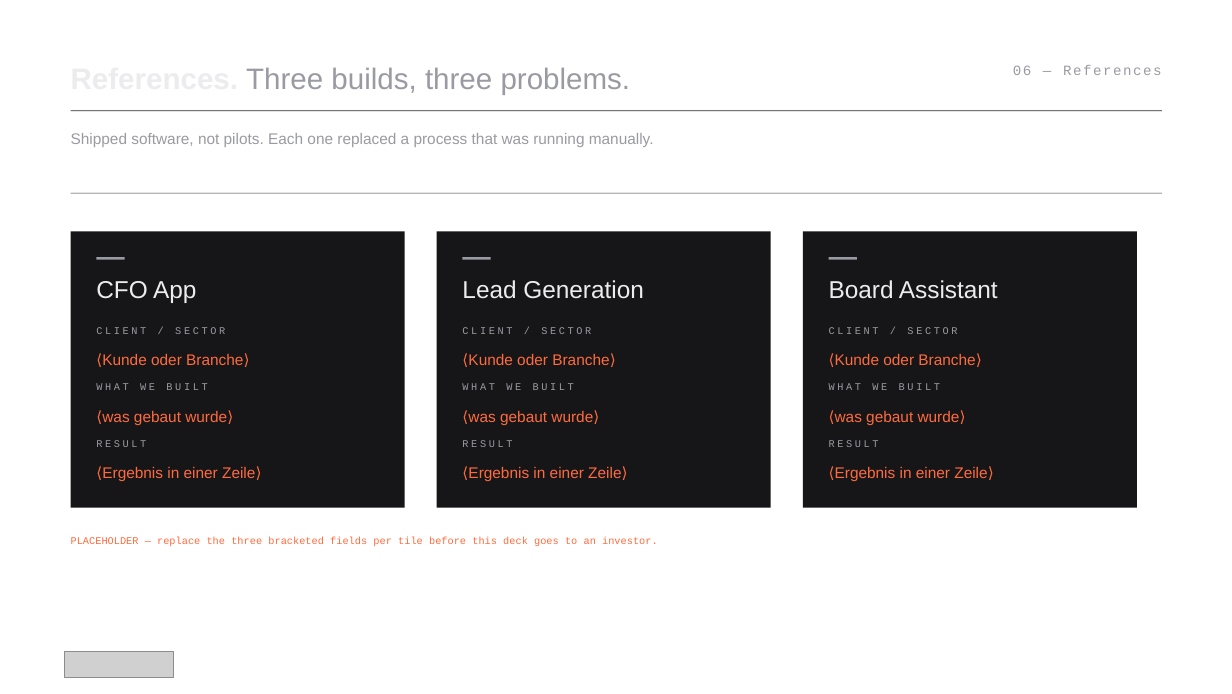
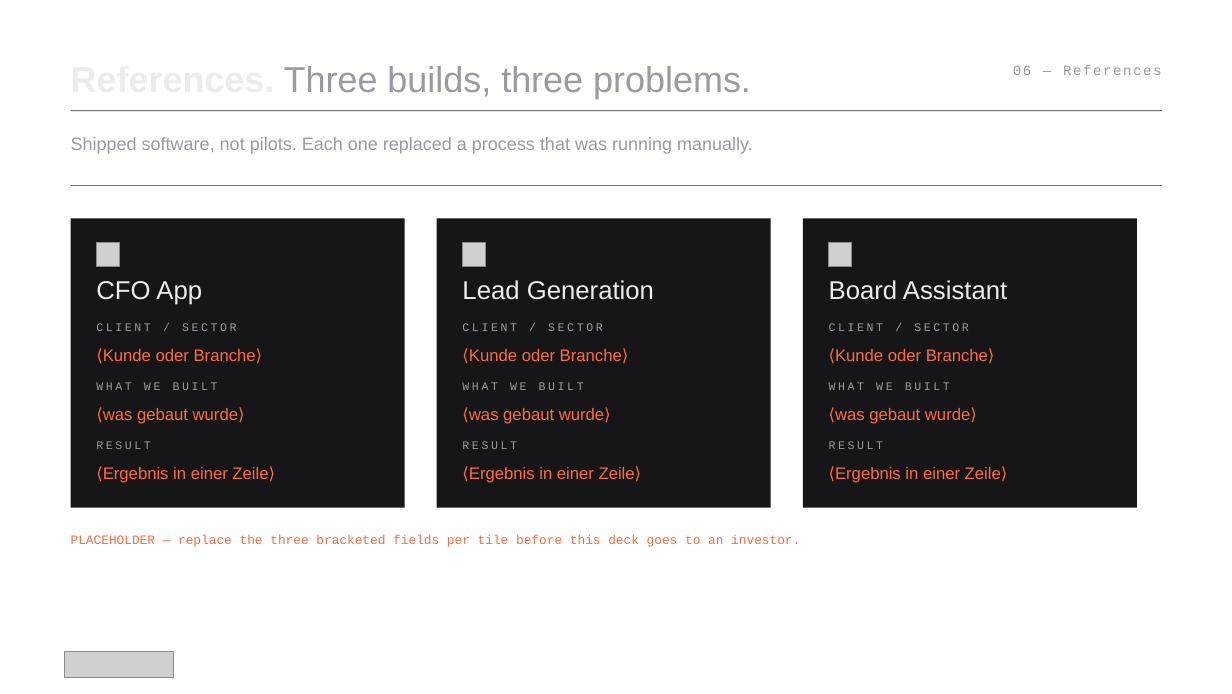
Before and after one commit to athenarunai-gif/Athena, a slide deck: slide 6 of deck/Pitch_Deck_AthenaRun_v2.pptx. Drawn at 1232x694 pixels with LibreOffice and Linux fonts; fonts in the diff are those of the drawing; grey boxes stand for pictures; background and template pictures are left out. Boxes give left, top, right and bottom in pixels: in the first picture for what was removed or moved away, otherwise in the second. Text is boxed around its words. In the diff, an @@ line names an element or a change of style, - is before the commit and + after.

```diff
--- a/deck/Pitch_Deck_AthenaRun_v2.pptx
+++ b/deck/Pitch_Deck_AthenaRun_v2.pptx
@@ text "References. Three builds, three problems." at (284, 66, 751, 99): size 23 to 28 pt @@
@@ text "Shipped software, not pilots. Each ..." at (71, 137, 753, 154): size 12 to 14 pt @@
@@ rectangle: place and size @@
-rectangle at (70, 192, 1162, 193)
+rectangle at (70, 185, 1162, 186)
@@ rectangle: place and size @@
-rectangle at (70, 231, 404, 508)
+rectangle at (70, 218, 404, 507)
@@ rectangle: place and size @@
-rectangle at (437, 231, 770, 508)
+rectangle at (437, 218, 770, 507)
@@ rectangle: place and size @@
-rectangle at (803, 231, 1137, 508)
+rectangle at (803, 218, 1137, 507)
@@ rectangle removed at (96, 257, 125, 260) @@
@@ picture added at (96, 242, 119, 265) @@
@@ rectangle removed at (462, 257, 491, 260) @@
@@ picture added at (462, 242, 486, 265) @@
@@ rectangle removed at (829, 257, 857, 260) @@
@@ picture added at (829, 242, 852, 265) @@
@@ size 19 to 20 pt in 3 elements at (96, 281, 202, 305), (462, 280, 654, 300), (829, 280, 1007, 300) @@
@@ size 8 to 9 pt in 9 elements at (96, 382, 218, 390), (462, 382, 584, 390), (829, 382, 950, 390), (96, 441, 151, 449), (462, 441, 517, 449), (829, 441, 884, 449), (96, 323, 237, 331), (462, 323, 603, 331), (829, 323, 969, 331) @@
@@ size 12 to 13 pt; line spacing 15pt to 16pt in 9 elements at (103, 467, 268, 483), (469, 467, 635, 483), (835, 467, 1001, 483), (103, 408, 238, 424), (469, 408, 604, 424), (835, 408, 970, 424), (103, 349, 256, 361), (469, 349, 622, 361), (835, 349, 988, 361) @@
@@ text "PLACEHOLDER — replace the three ..." at (71, 535, 800, 547): size 8 to 10 pt @@
```
Also in this commit, not shown: 6 other slides changed, 1 slide added, 1 slide removed, 3 other files.
